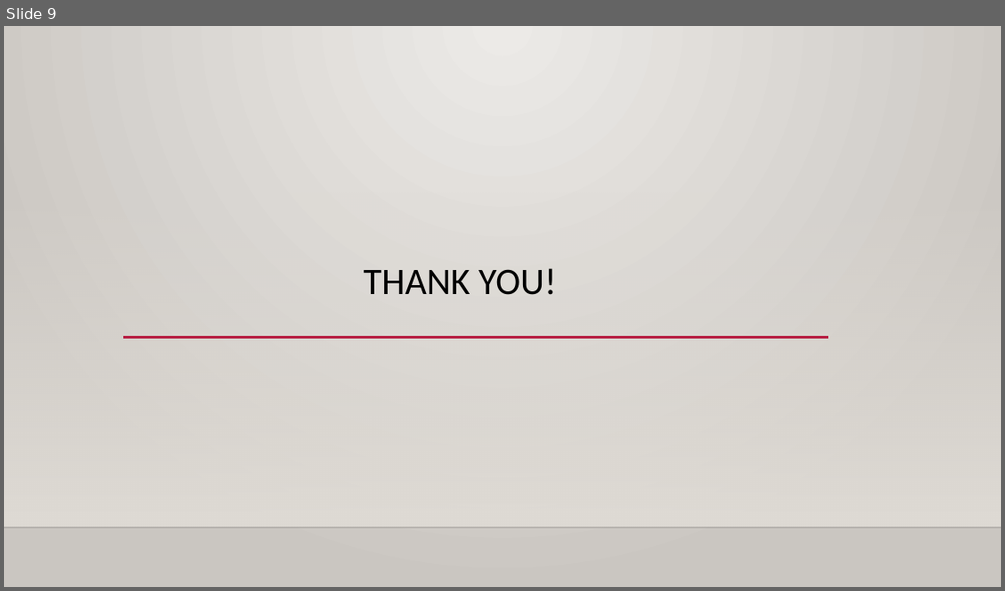
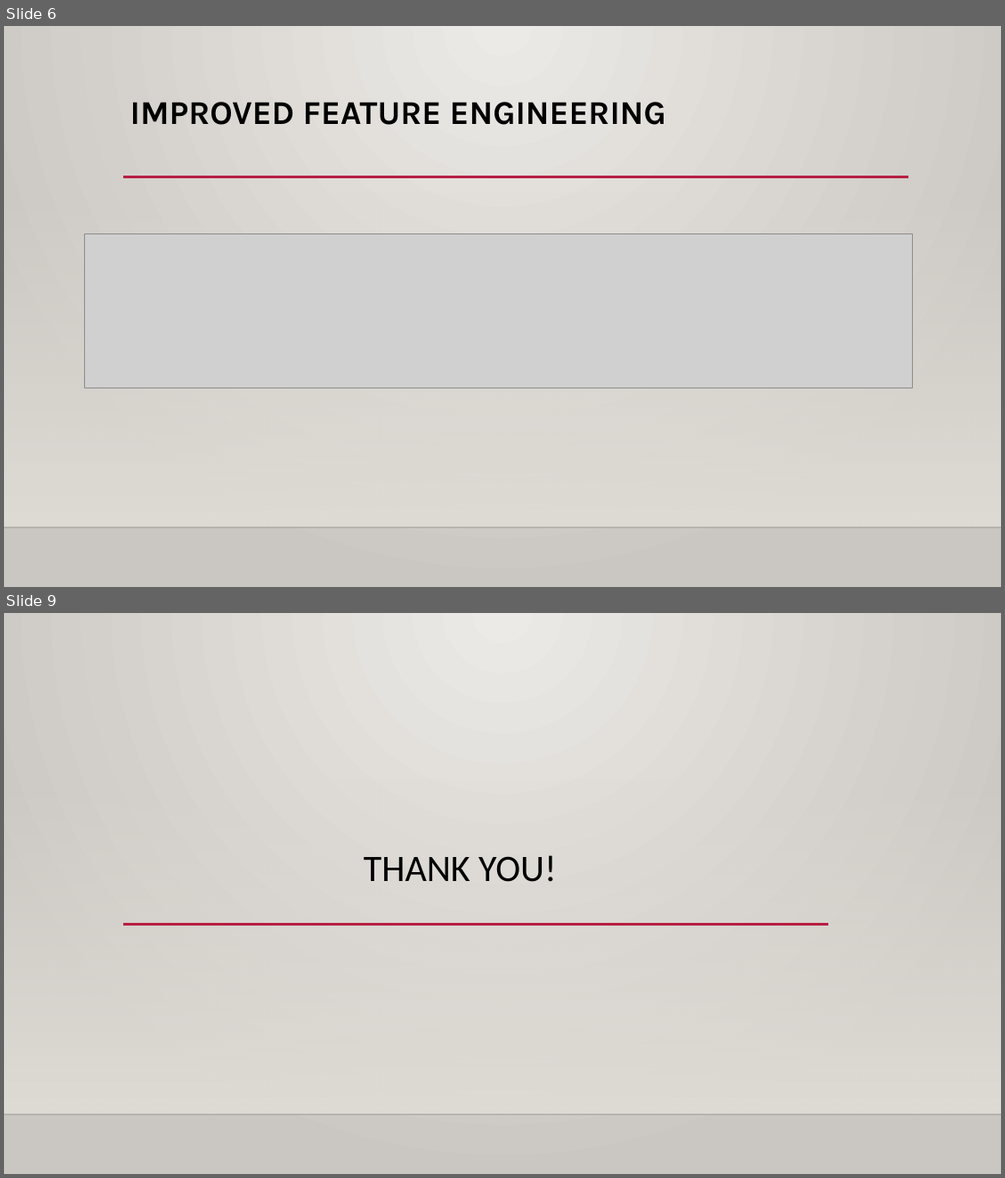
Before and after one commit to Tamilarasee/Healthcare-Cost-Prediction, a slide deck: Healthcare Cost Price Prediction.pptx. Shown one above the other, each under a label of ours: slide 9 before the commit, slides 6 and 9 after it; the slides between them are not shown. The pictures are 1005x591 and 1005x1178 pixels, drawn with LibreOffice and Linux fonts; fonts in the diff are those of the drawing; grey boxes stand for pictures; background and template pictures are left out. Boxes give left, top, right and bottom in pixels: in the first picture for what was removed or moved away, otherwise in the second. Text is boxed around its words. In the diff, an @@ line names an element or a change of style, - is before the commit and + after.

Commit message:
updated features

```diff
--- a/Healthcare Cost Price Prediction.pptx
+++ b/Healthcare Cost Price Prediction.pptx
@@ slide 6 added at [4,26,1001,587], background gradient #ECEAE7 to #CAC7C1; not listed: 2 template elements that a slide beside it also shows @@
@@ title added at [130,102,666,125], 32 pt, text #000000, bold @@
+IMPROVED FEATURE ENGINEERING
@@ line added from (123, 177) to (909, 177), #B71E42 2.5 pt @@
@@ picture added at [84,234,913,389] @@
```
Also in this commit, not shown: 4 slides changed, 3 other slides added, 4 slides removed, 13 other files.
